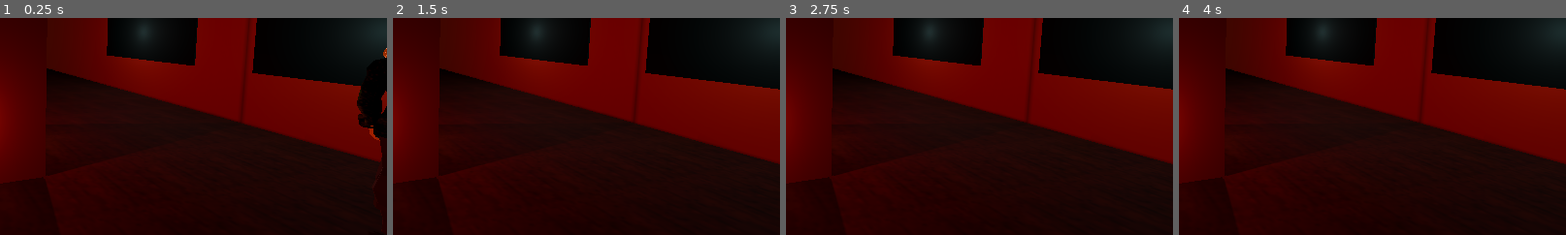
Above: before the commit, frames 1-4 (left to right).
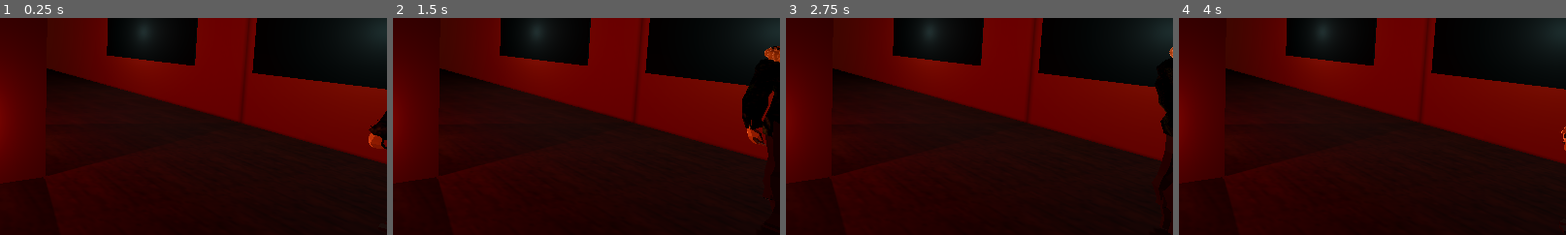
Above: after the commit, the same moments.

Repository: TRMashedelf/i-hate-cabin
Game: Godot game, scene res://Scenes/main.tscn
Two runs of this game, one before a commit and one after it. Both use one fixed random seed, a clock stepped at 60 frames per second and the inputs below.
Inputs (mouse positions are % of the whole screen's width and height, from its top left):
- Up to frame 1 (0.25 s): no input
- Up to frame 2 (1.5 s): tap Enter at 0.5 s; move the mouse to (72, 45) at 0.52 s; hold D (right) 0.53-1.25 s; tap F (interact) at 0.6 s; click (72, 45) at 0.67 s; drag from (30, 55) to (45, 70) at 1.27 s
- Up to frame 3 (2.75 s): tap Space at 2 s; move the mouse to (60, 28) at 2.02 s; hold D (right) from 2.03 s (still down); tap F (interact) at 2.1 s
- Up to frame 4 (4 s): release D (right) at 2.75 s; drag from (45, 70) to (20, 35) at 2.77 s; tap Enter at 3.5 s; move the mouse to (80, 65) at 3.52 s; hold A (left) from 3.53 s (still down); tap F (interact) at 3.6 s
The pictures show only the part of the screen within x 50-100%, y 41-90%; the shares and areas given below are measured in that part.

The runs differ from the first frame. In frame 1, 1.5% of the frame differs, in the area x 92-100%, y 13-75%; in frame 2, 2.6%, in the area x 90-100%, y 12-84%; in frame 3, 1.0%; in frame 4, less than 0.1%.

Commit message:
Switched to tank controls

Diff:
--- a/Objects/Player/player.tscn
+++ b/Objects/Player/player.tscn
@@ -18,5 +18,5 @@
 [node name="HUD" parent="." unique_id=1511806409 instance=ExtResource("2_yw17q")]
 visible = false
 
-[node name="Joey 5" parent="." unique_id=270875184 instance=ExtResource("3_l2ya6")]
+[node name="Joey 5" parent="." unique_id=871264880 instance=ExtResource("3_l2ya6")]
 transform = Transform3D(-0.8, 0, -1.2079664e-07, 0, 0.8, 0, 1.2079664e-07, 0, -0.8, 0.10193157, -0.867988, -0.16172701)
--- a/Scenes/test_level.tscn
+++ b/Scenes/test_level.tscn
@@ -253,7 +253,7 @@
 item_description = "Restores a small portion of hunger"
 
 [node name="Player" parent="." unique_id=1036565057 instance=ExtResource("2_eglq2")]
-transform = Transform3D(1, 0, 0, 0, 1, 0, 0, 0, 1, 5.3234673, 1.025, -2.8368587)
+transform = Transform3D(-4.371139e-08, 0, 1, 0, 1, 0, -1, 0, -4.371139e-08, 5.3234673, 1.025, -2.8368587)
 
 [connection signal="body_entered" from="Cameras/Camera1/Area3D" to="Cameras/Camera1/Area3D" method="enter_trigger"]
 [connection signal="body_exited" from="Cameras/Camera1/Area3D" to="Cameras/Camera1/Area3D" method="exit_trigger"]
--- a/Scripts/player.gd
+++ b/Scripts/player.gd
@@ -64,30 +64,29 @@
 func _physics_process(delta: float) -> void:
 	if get_tree().paused:
 		return
-
 	if not is_on_floor():
 		velocity += get_gravity() * delta
 
 	var sprinting := Input.is_action_pressed("sprint")
 	var current_speed := SPRINT_SPEED if sprinting else SPEED
 	var current_turn_speed := SPRINT_TURN_SPEED if sprinting else TURN_SPEED
-	var input_dir := Input.get_vector("left", "right", "backward", "forward")
 
-	if input_dir != Vector2.ZERO and camera:
-		var cam_basis := camera.global_transform.basis
-		var forward := -cam_basis.z
-		var right   := cam_basis.x
-		forward.y = 0.0
-		right.y   = 0.0
-		forward   = forward.normalized()
-		right     = right.normalized()
+	var move_input := Input.get_axis("backward", "forward")
+	var turn_input := Input.get_axis("left", "right")
 
-		var direction := (right * input_dir.x + forward * input_dir.y).normalized()
-		velocity.x = direction.x * current_speed
-		velocity.z = direction.z * current_speed
+	var effective_turn_speed: float
+	if abs(move_input) > 0.0:
+		effective_turn_speed = current_turn_speed * 0.4
+	else:
+		effective_turn_speed = current_turn_speed * 1.2
 
-		var target_angle := atan2(-direction.x, -direction.z)
-		rotation.y = lerp_angle(rotation.y, target_angle, current_turn_speed * delta)
+	if abs(turn_input) > 0.0:
+		rotation.y -= turn_input * effective_turn_speed * delta
+
+	if abs(move_input) > 0.0:
+		var forward := -global_transform.basis.z.normalized()
+		velocity.x = forward.x * move_input * current_speed
+		velocity.z = forward.z * move_input * current_speed
 
 		if sprinting:
 			_set_state(PlayerState.SPRINT)
